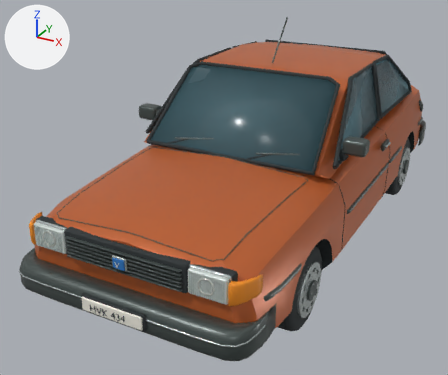
Renders of the glTF model vehicles/vovlo_434.glb from each side of a commit.
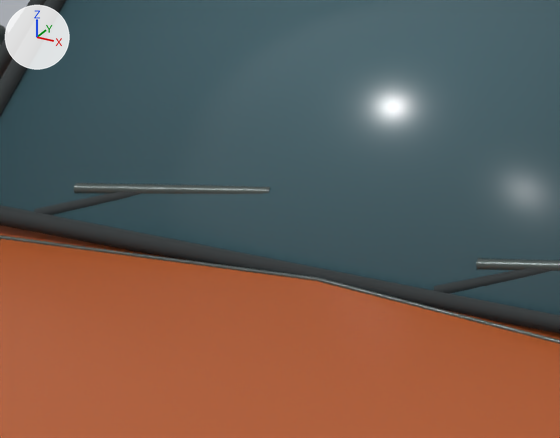
There are two pictures of each version: one whole from a 50 mm camera at (1.952, -4.443, 2.483) aimed at (-0.285, -0.375, 0.449), one close up on the part from 36% to 61% of the width and 27% to 50% of the height. Lighting does not change. The marker at upper left points along +X, +Y and +Z. The older version's two pictures come first. Where no turn or scale is listed for an object, it has been applied to the vertices.

In view in the first close-up: 'Bonnet shut line', 'Door window rubber seal', 'Parked wiper arm', 'Parked wiper arm.001', 'Parked wiper blade', 'Parked wiper blade.001', 'Pressed steel body', 'Windscreen', 'Windscreen rubber seal' and 1 more.
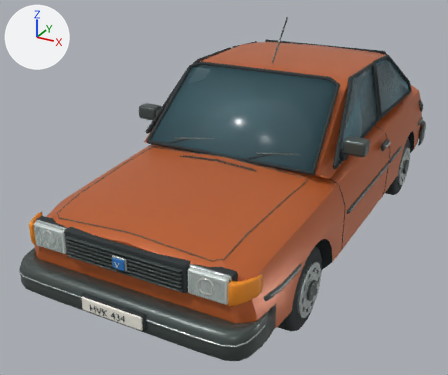
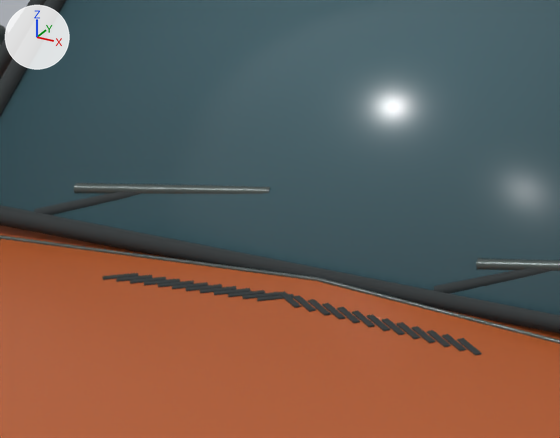
Commit message: Detail the Vovlo 434 windscreen air intake

Where the change shows, as pixel boxes [x1, y1, x2, y2] in the close-ups (560 x 438 px):
'Cowl air slot.024', added: after [457, 338, 482, 355]
'Cowl air slot.022', added: after [427, 330, 451, 347]
'Cowl air slot.023', added: after [442, 334, 466, 351]
'Cowl air slot.021', added: after [412, 326, 436, 343]
'Cowl air slot.019', added: after [382, 318, 405, 335]
'Cowl air slot.020', added: after [397, 322, 420, 339]
'Cowl air slot.018', added: after [367, 314, 390, 331]
'Cowl air slot.015', added: after [322, 303, 345, 320]
'Cowl air slot.016', added: after [337, 307, 360, 323]
'Cowl air slot.017', added: after [352, 311, 375, 327]
'Cowl air slot.013', added: after [293, 295, 316, 312]
'Cowl air slot.014', added: after [308, 299, 331, 316]
'Cowl air slot.012', added: after [279, 291, 301, 308]
'Cowl air slot.009', added: after [228, 290, 265, 297]
'Cowl air slot.008', added: after [214, 288, 251, 295]
'Cowl air slot.010', added: after [242, 292, 279, 299]
'Cowl air slot.006', added: after [186, 284, 222, 291]
'Cowl air slot.007', added: after [200, 286, 236, 293]
'Cowl air slot.001', added: after [116, 275, 152, 282]
'Cowl air slot.004', added: after [158, 280, 194, 288]
'Cowl air slot.005', added: after [172, 282, 208, 289]
'Cowl air slot.002', added: after [130, 277, 166, 284]
'Cowl air slot.003', added: after [144, 279, 180, 286]
'Cowl air slot', added: after [102, 273, 138, 280]
'Cowl air slot.011', added: after [257, 294, 294, 301]

Patch to the scene script:
```diff
--- a/vehicles/vovlo_434.glb.py
+++ b/vehicles/vovlo_434.glb.py
@@ ob_cowl_air_slot_024 @@
+ob_cowl_air_slot_024 = bpy.data.objects.new('Cowl air slot.024', me_cube_024_1)  # 96 vertices, 188 faces; spans x -0.0235..0.0235, y -0.018..0.018, z -0.0032..0.0032; in mat_tire_rubber (dark grey #2c3234)
+ob_cowl_air_slot_024.location = (0.276, -0.977, 0.924)
@@ ob_cowl_air_slot_023 @@
+ob_cowl_air_slot_023 = bpy.data.objects.new('Cowl air slot.023', me_cube_023_1)  # 96 vertices, 188 faces; spans x -0.0235..0.0235, y -0.018..0.018, z -0.0032..0.0032; in mat_tire_rubber (dark grey #2c3234)
+ob_cowl_air_slot_023.location = (0.253, -0.977, 0.925)
@@ ob_cowl_air_slot_022 @@
+ob_cowl_air_slot_022 = bpy.data.objects.new('Cowl air slot.022', me_cube_022_1)  # 96 vertices, 188 faces; spans x -0.0235..0.0235, y -0.018..0.018, z -0.0032..0.0032; in mat_tire_rubber (dark grey #2c3234)
+ob_cowl_air_slot_022.location = (0.23, -0.977, 0.926)
@@ ob_cowl_air_slot_021 @@
+ob_cowl_air_slot_021 = bpy.data.objects.new('Cowl air slot.021', me_cube_021_1)  # 96 vertices, 188 faces; spans x -0.0235..0.0235, y -0.018..0.018, z -0.0032..0.0032; in mat_tire_rubber (dark grey #2c3234)
+ob_cowl_air_slot_021.location = (0.207, -0.977, 0.928)
@@ ob_cowl_air_slot_020 @@
+ob_cowl_air_slot_020 = bpy.data.objects.new('Cowl air slot.020', me_cube_020_1)  # 96 vertices, 188 faces; spans x -0.0235..0.0235, y -0.018..0.018, z -0.0032..0.0032; in mat_tire_rubber (dark grey #2c3234)
+ob_cowl_air_slot_020.location = (0.184, -0.977, 0.929)
@@ ob_cowl_air_slot_019 @@
+ob_cowl_air_slot_019 = bpy.data.objects.new('Cowl air slot.019', me_cube_021_1.copy())
+ob_cowl_air_slot_019.location = (0.161, -0.977, 0.93)
@@ ob_cowl_air_slot_018 @@
+ob_cowl_air_slot_018 = bpy.data.objects.new('Cowl air slot.018', me_cube_024_1.copy())
+ob_cowl_air_slot_018.location = (0.138, -0.977, 0.932)
@@ ob_cowl_air_slot_017 @@
+ob_cowl_air_slot_017 = bpy.data.objects.new('Cowl air slot.017', me_cube_023_1.copy())
+ob_cowl_air_slot_017.location = (0.115, -0.977, 0.933)
@@ ob_cowl_air_slot_016 @@
+ob_cowl_air_slot_016 = bpy.data.objects.new('Cowl air slot.016', me_cube_020_1.copy())
+ob_cowl_air_slot_016.location = (0.092, -0.977, 0.934)
@@ ob_cowl_air_slot_015 @@
+ob_cowl_air_slot_015 = bpy.data.objects.new('Cowl air slot.015', me_cube_023_1.copy())
+ob_cowl_air_slot_015.location = (0.069, -0.977, 0.936)
@@ ob_cowl_air_slot_014 @@
+ob_cowl_air_slot_014 = bpy.data.objects.new('Cowl air slot.014', me_cube_024_1.copy())
+ob_cowl_air_slot_014.location = (0.046, -0.977, 0.937)
@@ ob_cowl_air_slot_013 @@
+ob_cowl_air_slot_013 = bpy.data.objects.new('Cowl air slot.013', me_cube_023_1.copy())
+ob_cowl_air_slot_013.location = (0.023, -0.977, 0.938)
@@ ob_cowl_air_slot_012 @@
+ob_cowl_air_slot_012 = bpy.data.objects.new('Cowl air slot.012', me_cube_024_1.copy())
+ob_cowl_air_slot_012.location = (0.0, -0.977, 0.94)
@@ ob_cowl_air_slot_011 @@
+ob_cowl_air_slot_011 = bpy.data.objects.new('Cowl air slot.011', me_cube_011_1)  # 96 vertices, 188 faces; spans x -0.0235..0.0235, y -0.018..0.018, z -0.0032..0.0032; in mat_tire_rubber (dark grey #2c3234)
+ob_cowl_air_slot_011.location = (-0.023, -0.977, 0.938)
@@ ob_cowl_air_slot_010 @@
+ob_cowl_air_slot_010 = bpy.data.objects.new('Cowl air slot.010', me_cube_010_1)  # 96 vertices, 188 faces; spans x -0.0235..0.0235, y -0.018..0.018, z -0.0032..0.0032; in mat_tire_rubber (dark grey #2c3234)
+ob_cowl_air_slot_010.location = (-0.046, -0.977, 0.937)
@@ ob_cowl_air_slot_009 @@
+ob_cowl_air_slot_009 = bpy.data.objects.new('Cowl air slot.009', me_cube_009_1)  # 96 vertices, 188 faces; spans x -0.0235..0.0235, y -0.018..0.018, z -0.0032..0.0032; in mat_tire_rubber (dark grey #2c3234)
+ob_cowl_air_slot_009.location = (-0.069, -0.977, 0.936)
@@ ob_cowl_air_slot_008 @@
+ob_cowl_air_slot_008 = bpy.data.objects.new('Cowl air slot.008', me_cube_008_1)  # 96 vertices, 188 faces; spans x -0.0235..0.0235, y -0.018..0.018, z -0.0032..0.0032; in mat_tire_rubber (dark grey #2c3234)
+ob_cowl_air_slot_008.location = (-0.092, -0.977, 0.934)
@@ ob_cowl_air_slot_007 @@
+ob_cowl_air_slot_007 = bpy.data.objects.new('Cowl air slot.007', me_cube_011_1.copy())
+ob_cowl_air_slot_007.location = (-0.115, -0.977, 0.933)
@@ ob_cowl_air_slot_006 @@
+ob_cowl_air_slot_006 = bpy.data.objects.new('Cowl air slot.006', me_cube_008_1.copy())
+ob_cowl_air_slot_006.location = (-0.138, -0.977, 0.932)
@@ ob_cowl_air_slot_005 @@
+ob_cowl_air_slot_005 = bpy.data.objects.new('Cowl air slot.005', me_cube_009_1.copy())
+ob_cowl_air_slot_005.location = (-0.161, -0.977, 0.93)
@@ ob_cowl_air_slot_004 @@
+ob_cowl_air_slot_004 = bpy.data.objects.new('Cowl air slot.004', me_cube_004_1)  # 96 vertices, 188 faces; spans x -0.0235..0.0235, y -0.018..0.018, z -0.0032..0.0032; in mat_tire_rubber (dark grey #2c3234)
+ob_cowl_air_slot_004.location = (-0.184, -0.977, 0.929)
@@ ob_cowl_air_slot_003 @@
+ob_cowl_air_slot_003 = bpy.data.objects.new('Cowl air slot.003', me_cube_003_1)  # 96 vertices, 188 faces; spans x -0.0235..0.0235, y -0.018..0.018, z -0.0032..0.0032; in mat_tire_rubber (dark grey #2c3234)
+ob_cowl_air_slot_003.location = (-0.207, -0.977, 0.928)
@@ ob_cowl_air_slot_002 @@
+ob_cowl_air_slot_002 = bpy.data.objects.new('Cowl air slot.002', me_cube_009_1.copy())
+ob_cowl_air_slot_002.location = (-0.23, -0.977, 0.926)
@@ ob_cowl_air_slot_001 @@
+ob_cowl_air_slot_001 = bpy.data.objects.new('Cowl air slot.001', me_cube_004_1.copy())
+ob_cowl_air_slot_001.location = (-0.253, -0.977, 0.925)
@@ ob_cowl_air_slot @@
+ob_cowl_air_slot = bpy.data.objects.new('Cowl air slot', me_cube_003_1.copy())
+ob_cowl_air_slot.location = (-0.276, -0.977, 0.924)
```
